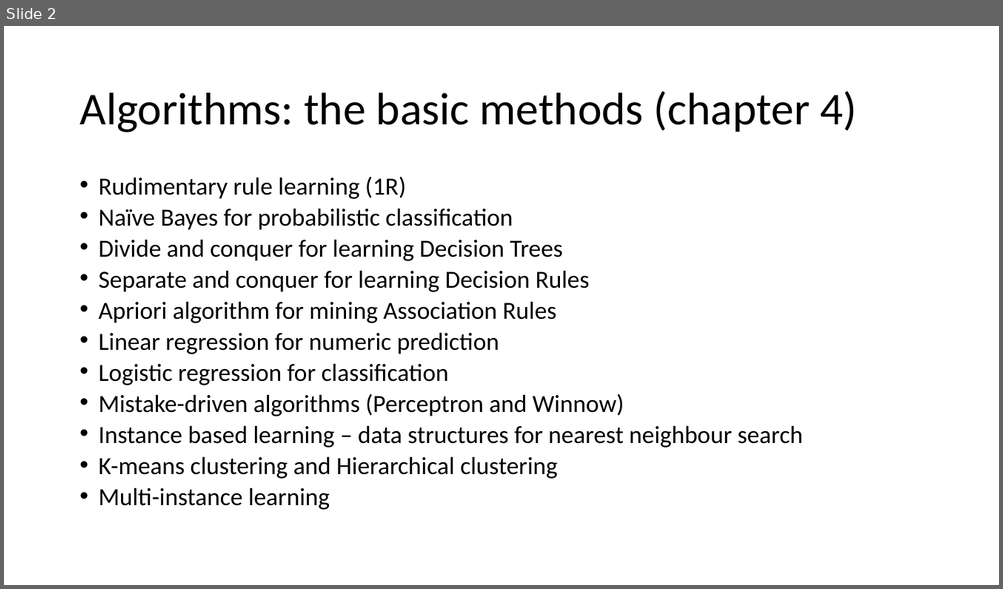
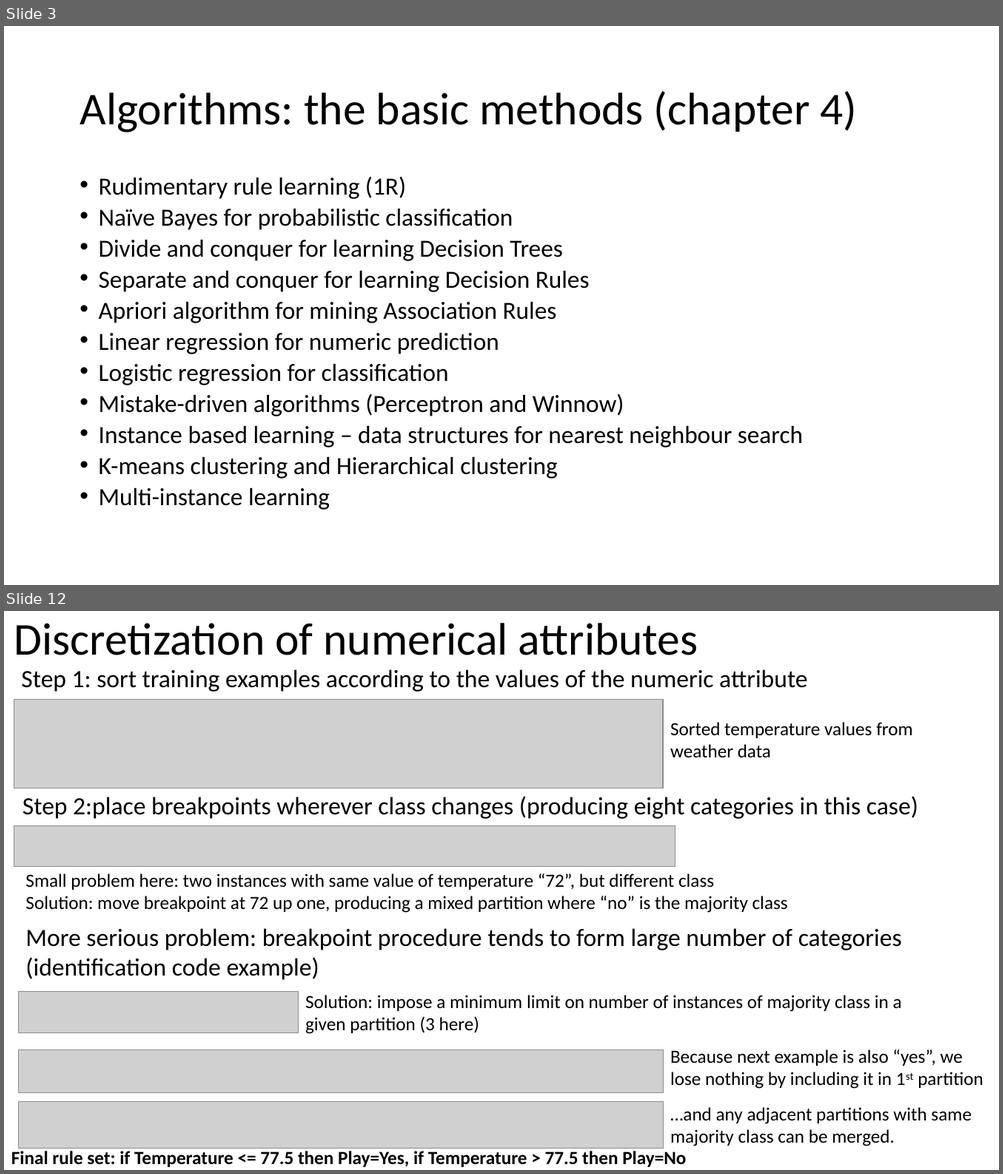
Before and after one commit to russellu/cs405, a slide deck: Lecture_04.pptx. Shown one above the other, each under a label of ours: slide 2 before the commit, slides 3 and 12 after it; the slides between them are not shown. The pictures are 1003x589 and 1003x1174 pixels, drawn with LibreOffice and Linux fonts; fonts in the diff are those of the drawing; grey boxes stand for pictures. Boxes give left, top, right and bottom in pixels: in the first picture for what was removed or moved away, otherwise in the second. Text is boxed around its words. In the diff, an @@ line names an element or a change of style, - is before the commit and + after.

```diff
--- a/Lecture_04.pptx
+++ b/Lecture_04.pptx
@@ slide 12 added at (4, 611, 999, 1170), background #FFFFFF @@
@@ title added at (14, 623, 698, 655), 44 pt, text #000000 @@
+Discretization of numerical attributes
@@ text added at (21, 669, 807, 692), 24 pt, text #000000 @@
+Step 1: sort training examples according to the values of the numeric attribute
@@ picture added at (14, 700, 663, 789) @@
@@ text added at (670, 722, 912, 758), 18 pt, text #000000 @@
+Sorted temperature values from weather data
@@ text added at (22, 796, 918, 819), 24 pt, text #000000 @@
+Step 2:place breakpoints wherever class changes (producing eight categories in this case)
@@ picture added at (14, 826, 674, 867) @@
@@ text added at (25, 874, 788, 913), 18 pt, text #000000 @@
+Small problem here: two instances with same value of temperature “72”, but different class
+Solution: move breakpoint at 72 up one, producing a mixed partition where “no” is the majority class
@@ text added at (25, 928, 902, 980), 24 pt, text #000000 @@
+More serious problem: breakpoint procedure tends to form large number of categories
+(identification code example)
@@ picture added at (18, 991, 298, 1034) @@
@@ text added at (305, 995, 902, 1034), 18 pt, text #000000 @@
+Solution: impose a minimum limit on number of instances of majority class in a given partition (3 here)
@@ picture added at (18, 1051, 663, 1093) @@
@@ text added at (670, 1050, 983, 1089), 18 pt, text #000000 @@
+Because next example is also “yes”, we lose nothing by including it in 1st partition
@@ picture added at (18, 1102, 663, 1148) @@
@@ text added at (670, 1108, 971, 1147), 18 pt, text #000000 @@
+…and any adjacent partitions with same majority class can be merged.
@@ text added at (11, 1151, 686, 1167), 18 pt, text #000000, bold @@
+Final rule set: if Temperature <= 77.5 then Play=Yes, if Temperature > 77.5 then Play=No
@@ what was slide 2 is now slide 3 @@
```
Also in this commit, not shown: 1 slide changed, 18 other slides added.
